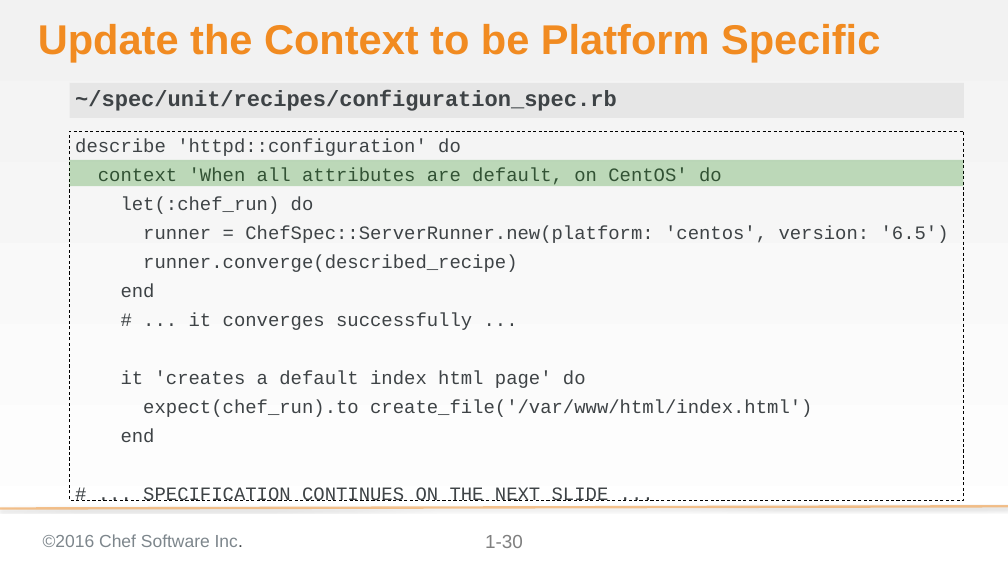
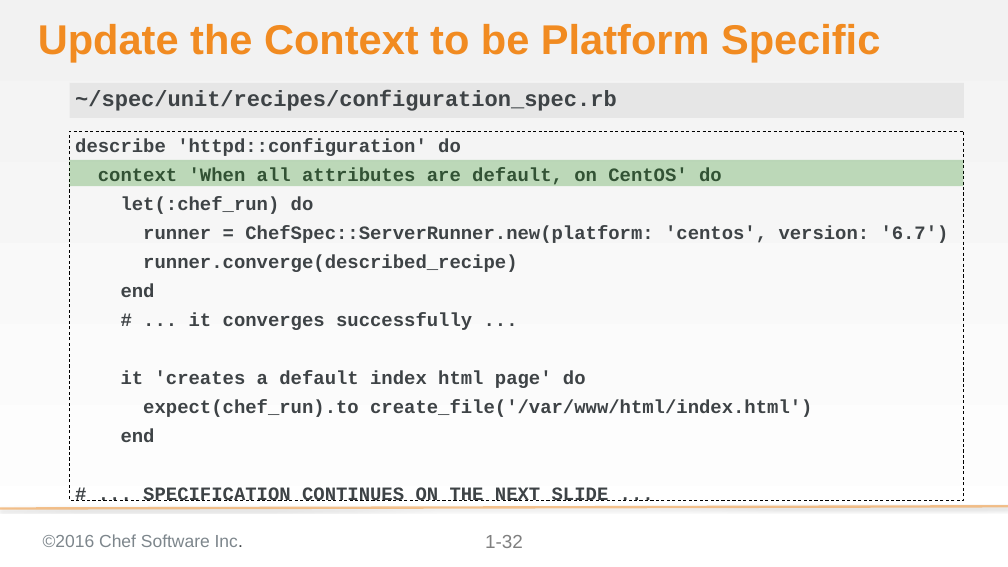
Before and after one commit to chef-training/test_driven_cookbook_development, a slide deck: slide 32 of 08-refactoring_for_multiple_platforms.pptx (slide 30 before the commit). Drawn at 1008x567 pixels with LibreOffice and Linux fonts; fonts in the diff are those of the drawing; background and template pictures are left out. Boxes give left, top, right and bottom in pixels: in the first picture for what was removed or moved away, otherwise in the second. Text is boxed around its words. In the diff, an @@ line names an element or a change of style, - is before the commit and + after.

```diff
--- a/08-refactoring_for_multiple_platforms.pptx
+++ b/08-refactoring_for_multiple_platforms.pptx
@@ text at [75, 139, 812, 501]: bold on in "describe 'httpd::configuration' do", "context 'When all attributes are default, on ...", "let(:chef_run) do", "runner.converge(described_recipe)" and 6 more places @@
@@ text at [143, 226, 949, 243]: text changed; bold on @@
-runner = ChefSpec::ServerRunner.new(platform: 'centos', version: '6.5')
+runner = ChefSpec::ServerRunner.new(platform: 'centos', version: '6.7')
@@ page number at [485, 535, 523, 548]: text changed @@
-1-30
+1-32
```
Also in this commit, not shown: 36 other slides changed, 3 slides added.
